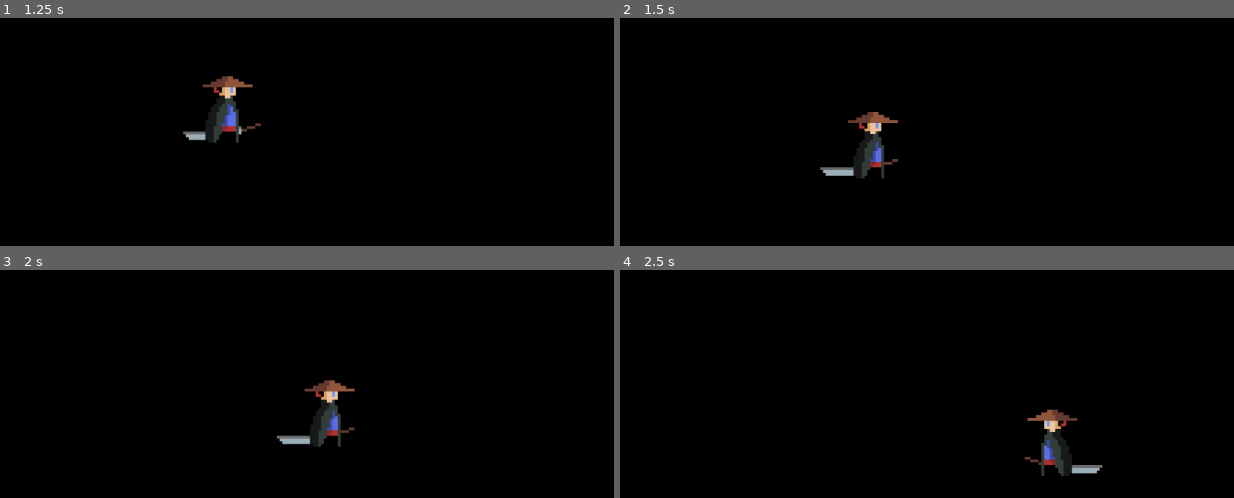
Above: before the commit, frames 1-4 (two rows, left to right).
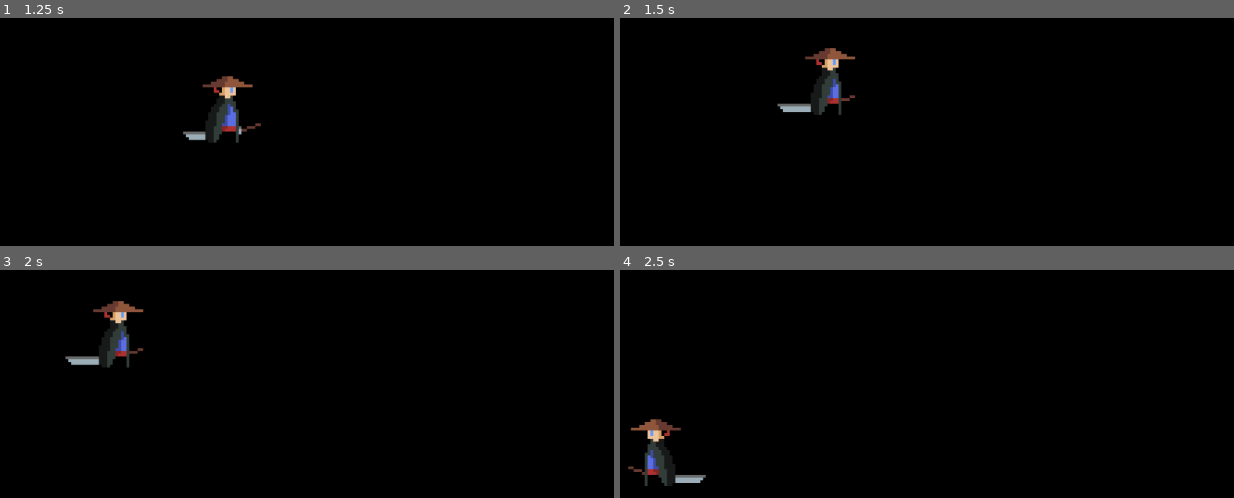
Above: after the commit, the same moments.

Repository: MartinJanevski185016/TimskiProekt
Game: Godot game, scene res://Scenes/main.tscn
Two runs of this game, one before a commit and one after it. Both use one fixed random seed, a clock stepped at 60 frames per second and the inputs below.
Inputs:
- Up to frame 1 (1.25 s): hold D (walk_right) from 0.53 s (still down); tap W (jump) at 0.6, 0.77, 1.07 s
- Up to frame 2 (1.5 s): keep holding D (walk_right); tap W (jump) at 1.35 s
- Up to frame 3 (2 s): keep holding D (walk_right); tap W (jump) at 1.52, 1.82 s
- Up to frame 4 (2.5 s): release D (walk_right) at 2.03 s; hold A (walk_left) from 2.03 s (still down); tap W (jump) at 2.1 s

Frame 1 is identical in both runs. In frame 2, 2.7% of the frame differs, in the area x 25-46%, y 13-71%; in frame 3, 2.7%, in the area x 10-58%, y 13-78%; in frame 4, 2.7%.

Commit message:
Dopolni ja logikata od wall jump I dodaj flag za jump

Diff:
--- a/TimskiProektGodotFile/Scripts/Player.gd
+++ b/TimskiProektGodotFile/Scripts/Player.gd
@@ -8,7 +8,7 @@
 const FRICTION = 2000.0
 const AIR_RESISTANCE = 1500.0
 var air_jump = false
-
+var just_wall_jumped = false
 var gravity = ProjectSettings.get_setting("physics/2d/default_gravity")
 
 @onready var animated_sprite_2d = $AnimatedSprite2D
@@ -16,6 +16,7 @@
 
 func _physics_process(delta):
 	apply_gravity(delta)
+	handle_wall_jump()
 	handle_jump()
 	var input_axis = Input.get_axis("walk_left", "walk_right")
 	handle_acceleration(input_axis, delta)
@@ -37,7 +38,9 @@
 	if not is_on_wall_only(): return
 	var wall_normal = get_wall_normal()
 	if Input.is_action_just_pressed("jump") and is_on_wall_only():
-			velocity.x = wall_normal.x * SPEED
+		velocity.x = wall_normal.x * SPEED
+		velocity.y = JUMP_VELOCITY
+		just_wall_jumped = true
 
 func handle_jump():
 	if is_on_floor() or coyote_jump_timer.time_left > 0.0:
--- a/TimskiProektGodotFile/project.godot
+++ b/TimskiProektGodotFile/project.godot
@@ -12,26 +12,26 @@
 
 config/name="Timski Proekt Godot File"
 run/main_scene="res://Scenes/main.tscn"
-config/features=PackedStringArray("4.1", "Forward Plus")
+config/features=PackedStringArray("4.3", "Forward Plus")
 config/icon="res://icon.svg"
 
 [input]
 
 jump={
 "deadzone": 0.5,
-"events": [Object(InputEventKey,"resource_local_to_scene":fa …(172 unchanged characters)… eycode":87,"key_label":0,"unicode":119,"echo":false,"script":null)
-, Object(InputEventKey,"resource_local_to_scene":false,"reso …(166 unchanged characters)… ode":4194320,"key_label":0,"unicode":0,"echo":false,"script":null)
+"events": [Object(InputEventKey,"resource_local_to_scene":fa …(172 unchanged characters)… eycode":87,"key_label":0,"unicode":119,"location":0,"echo":false,"script":null)
+, Object(InputEventKey,"resource_local_to_scene":false,"reso …(166 unchanged characters)… ode":4194320,"key_label":0,"unicode":0,"location":0,"echo":false,"script":null)
 ]
 }
 walk_left={
 "deadzone": 0.5,
-"events": [Object(InputEventKey,"resource_local_to_scene":fa …(171 unchanged characters)… keycode":65,"key_label":0,"unicode":97,"echo":false,"script":null)
-, Object(InputEventKey,"resource_local_to_scene":false,"reso …(166 unchanged characters)… ode":4194319,"key_label":0,"unicode":0,"echo":false,"script":null)
+"events": [Object(InputEventKey,"resource_local_to_scene":fa …(171 unchanged characters)… keycode":65,"key_label":0,"unicode":97,"location":0,"echo":false,"script":null)
+, Object(InputEventKey,"resource_local_to_scene":false,"reso …(166 unchanged characters)… ode":4194319,"key_label":0,"unicode":0,"location":0,"echo":false,"script":null)
 ]
 }
 walk_right={
 "deadzone": 0.5,
-"events": [Object(InputEventKey,"resource_local_to_scene":fa …(172 unchanged characters)… eycode":68,"key_label":0,"unicode":100,"echo":false,"script":null)
-, Object(InputEventKey,"resource_local_to_scene":false,"reso …(166 unchanged characters)… ode":4194321,"key_label":0,"unicode":0,"echo":false,"script":null)
+"events": [Object(InputEventKey,"resource_local_to_scene":fa …(172 unchanged characters)… eycode":68,"key_label":0,"unicode":100,"location":0,"echo":false,"script":null)
+, Object(InputEventKey,"resource_local_to_scene":false,"reso …(166 unchanged characters)… ode":4194321,"key_label":0,"unicode":0,"location":0,"echo":false,"script":null)
 ]
 }
